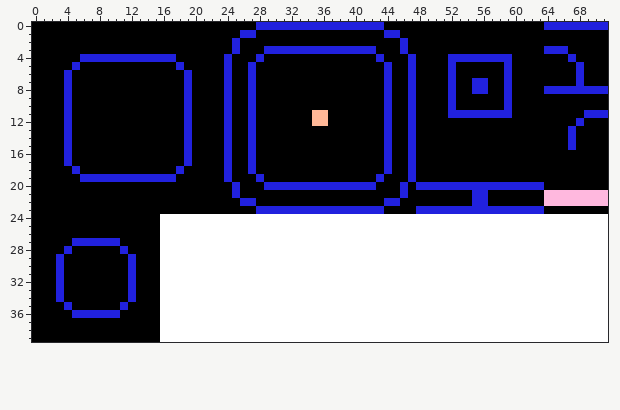
Two states of a sprite sheet, media/tilesheet.png. That is the earlier state.
The file is 72x40 pixels.
After the commit:
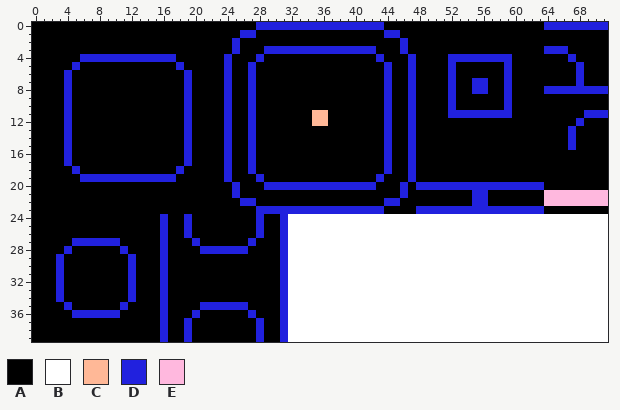
Palette (. is transparent): A #000000  B #ffffff  C #ffb897  D #2121de  E #ffb8de
Change:
y 24..26: x 16..31 BBBBBBBBBBBBBBBB -> DAADAAAAAAAADAAD
y 27: x 16..31 BBBBBBBBBBBBBBBB -> DAAADAAAAAADAAAD
y 28: x 16..31 BBBBBBBBBBBBBBBB -> DAAAADDDDDDAAAAD
y 29..34: x 16..31 BBBBBBBBBBBBBBBB -> DAAAAAAAAAAAAAAD
y 35: x 16..31 BBBBBBBBBBBBBBBB -> DAAAADDDDDDAAAAD
y 36: x 16..31 BBBBBBBBBBBBBBBB -> DAAADAAAAAADAAAD
y 37..39: x 16..31 BBBBBBBBBBBBBBBB -> DAADAAAAAAAADAAD
